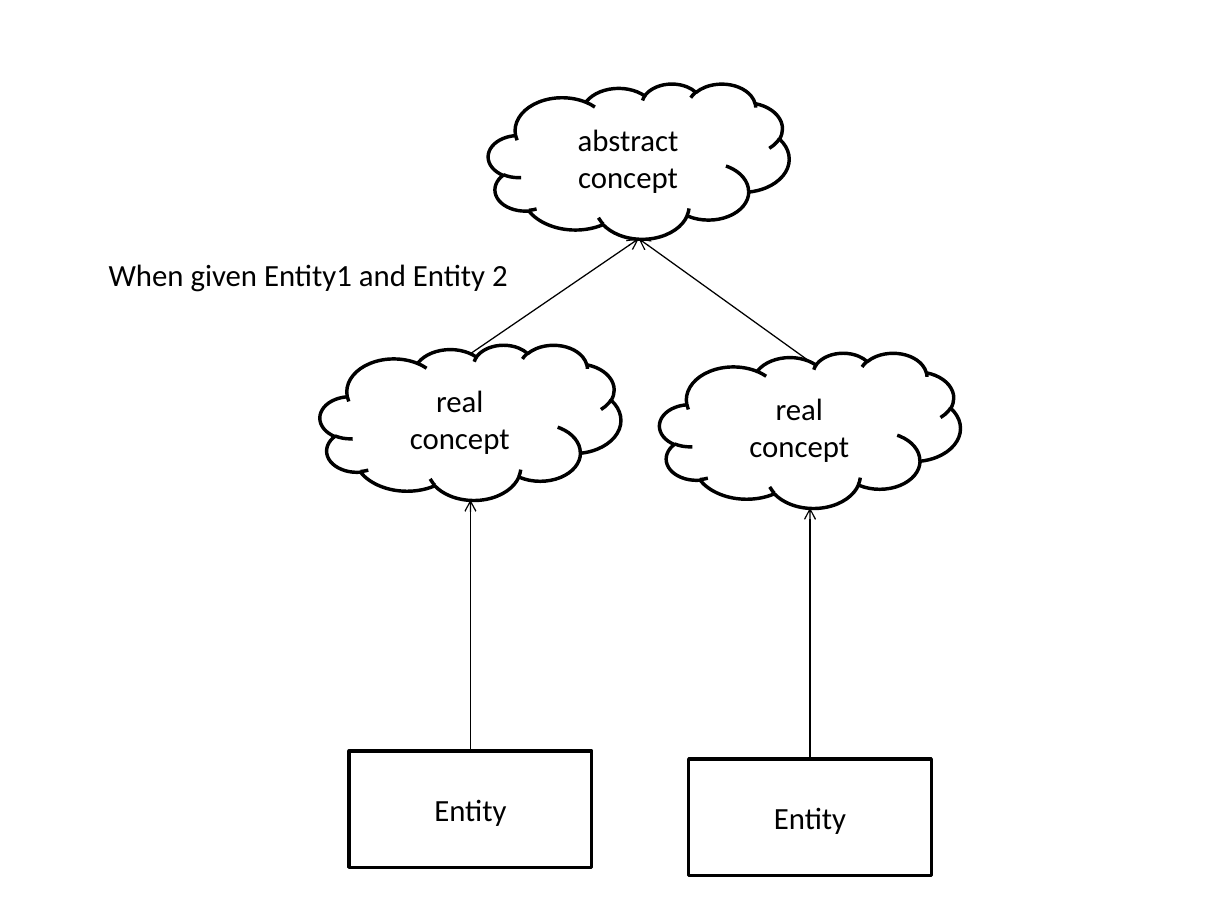
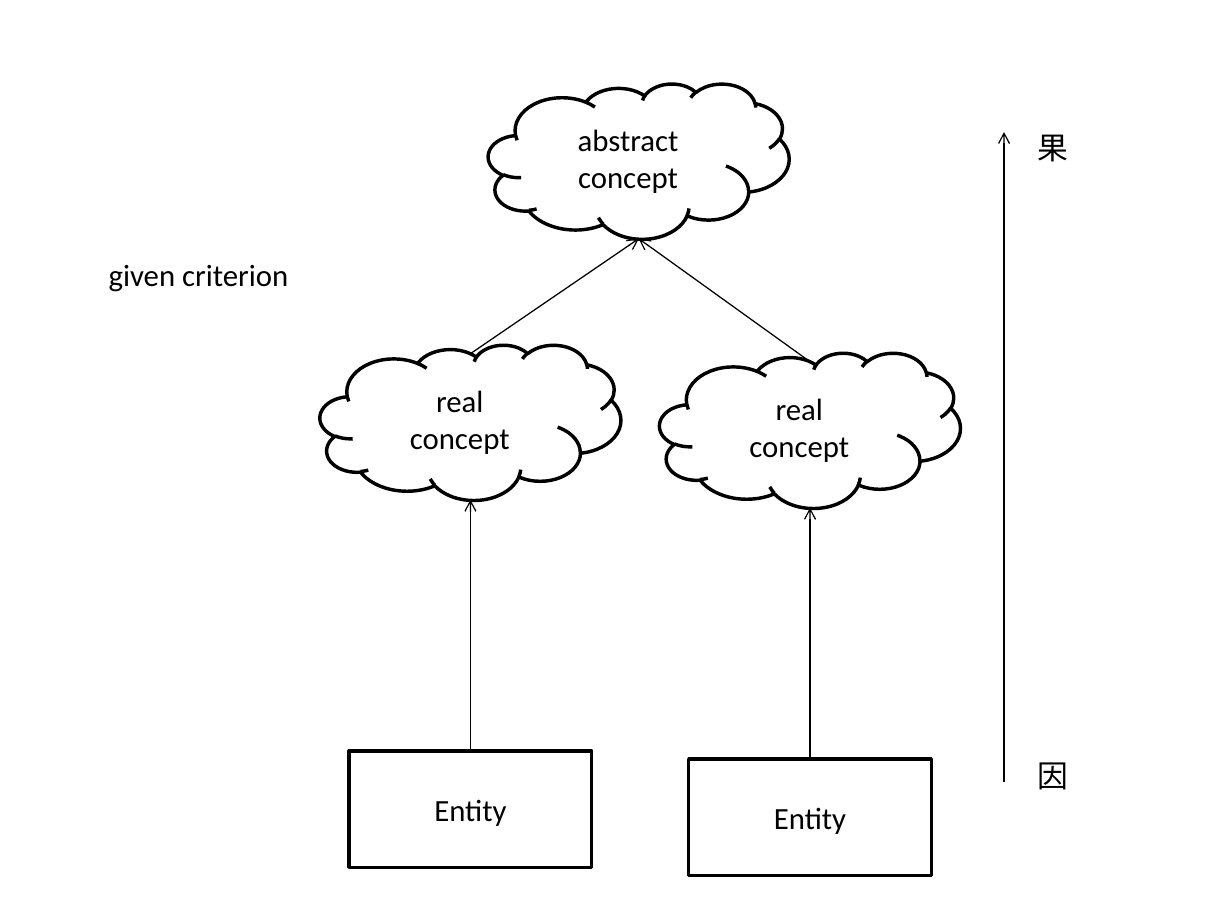
Before and after one commit to goodseeyou/Concept-EntityMining, a slide deck: slide 1 of Concept-Entity Mining.pptx (slide 2 before the commit). Drawn at 1232x924 pixels with LibreOffice and Linux fonts; fonts in the diff are those of the drawing. Boxes give left, top, right and bottom in pixels: in the first picture for what was removed or moved away, otherwise in the second. Text is boxed around its words. In the diff, an @@ line names an element or a change of style, - is before the commit and + after.

```diff
--- a/Concept-Entity Mining.pptx
+++ b/Concept-Entity Mining.pptx
@@ arrow added from (1004, 782) to (1004, 132), #000000 0.75 pt @@
@@ text added at (1038,134,1069,162), 18 pt, text #000000 @@
+果
@@ text at (109,265,288,292): text changed @@
-When given Entity1 and Entity 2
+given criterion
@@ text added at (1038,762,1069,790), 18 pt, text #000000 @@
+因
```
Also in this commit, not shown: 1 slide added, 3 slides removed, 1 other file.
